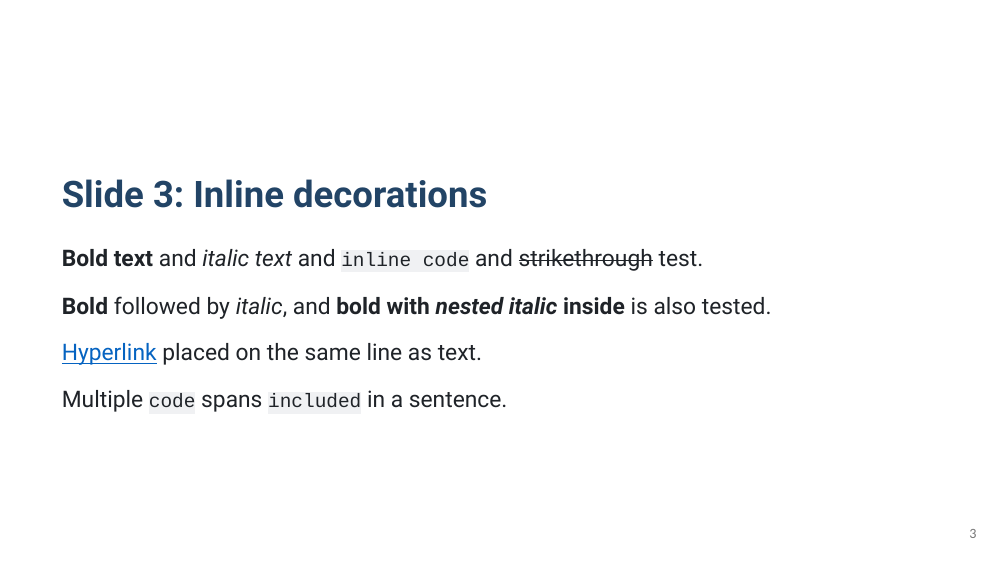
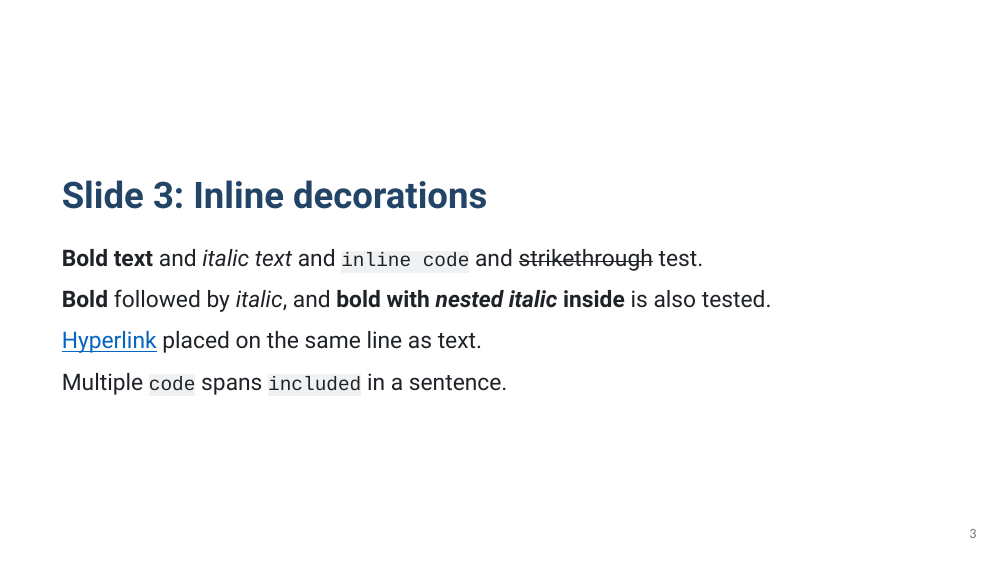
Before and after one commit to KatsuYuzu/marp-to-editable-pptx, a slide deck: slide 3 of output-pptx/test-output.pptx. Drawn at 1008x567 pixels with LibreOffice and Linux fonts; fonts in the diff are those of the drawing. Boxes give left, top, right and bottom in pixels: in the first picture for what was removed or moved away, otherwise in the second. Text is boxed around its words. In the diff, an @@ line names an element or a change of style, - is before the commit and + after.

```diff
--- a/output-pptx/test-output.pptx
+++ b/output-pptx/test-output.pptx
@@ text at (62,289,772,395): paragraphs added @@
+Bold followed by italic, and bold with nested italic inside is also tested.
+Hyperlink placed on the same line as text.
+Multiple code spans included in a sentence.
@@ text removed at (62,296,772,319) @@
-Bold followed by italic, and bold with nested italic inside is also tested.
@@ text removed at (62,343,482,365) @@
-Hyperlink placed on the same line as text.
@@ text removed at (62,390,508,412) @@
-Multiple code spans included in a sentence.
```
Also in this commit, not shown: 49 other slides changed, 5 slides added, 19 other files.
